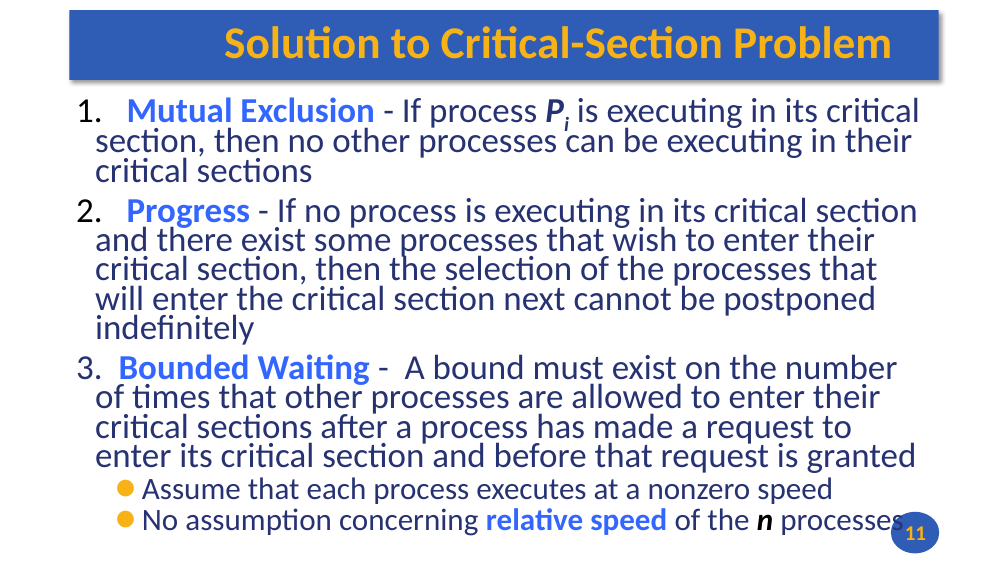
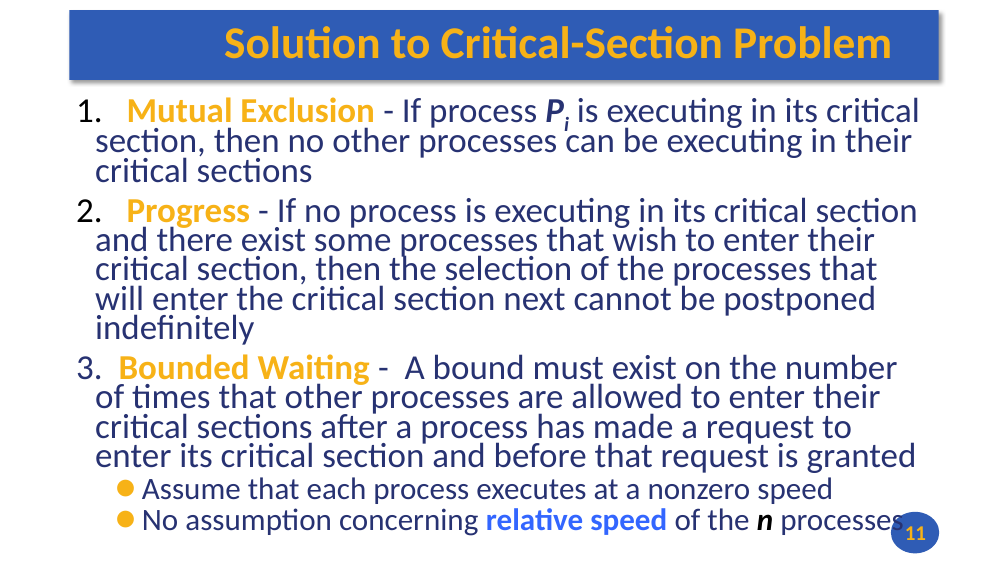
Before and after one commit to andrewt0301/hse-acos-course, a slide deck: slide 11 of docs/part2os/08_IPC/OS_Lecture_08.pptx. Drawn at 1008x567 pixels with LibreOffice and Linux fonts; fonts in the diff are those of the drawing. Boxes give left, top, right and bottom in pixels: in the first picture for what was removed or moved away, otherwise in the second. Text is boxed around its words. In the diff, an @@ line names an element or a change of style, - is before the commit and + after.

```diff
--- a/docs/part2os/08_IPC/OS_Lecture_08.pptx
+++ b/docs/part2os/08_IPC/OS_Lecture_08.pptx
@@ text at box(76, 97, 920, 473): text colour #3366FF to #F7B217 in "Mutual Exclusion", "Progress", "Bounded Waiting" @@
```
Also in this commit, not shown: 10 other slides changed, 1 other file.
